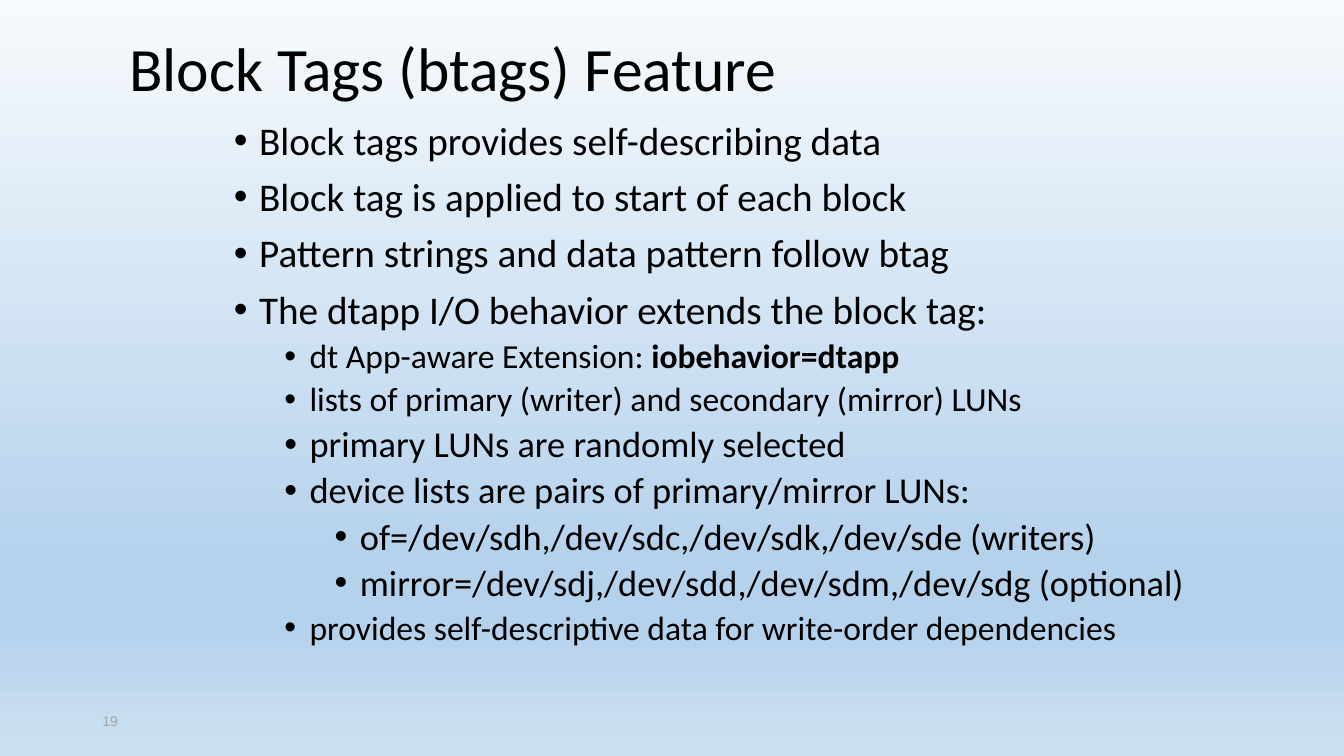
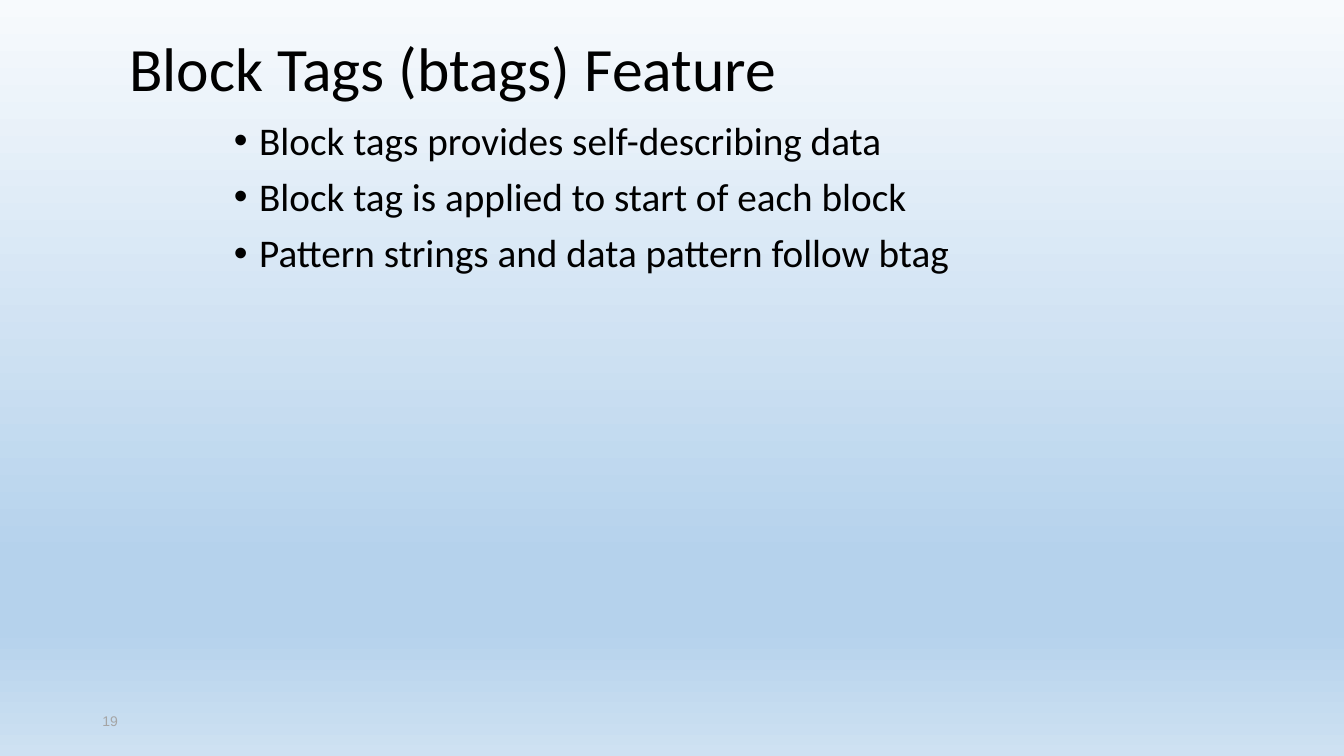
Before and after one commit to RobinTMiller/dt, a slide deck: slide 19 of Documentation/DT-Overview-2016.pptx. Drawn at 1344x756 pixels with LibreOffice and Linux fonts; fonts in the diff are those of the drawing. Boxes give left, top, right and bottom in pixels: in the first picture for what was removed or moved away, otherwise in the second. Text is boxed around its words. In the diff, an @@ line names an element or a change of style, - is before the commit and + after.

```diff
--- a/Documentation/DT-Overview-2016.pptx
+++ b/Documentation/DT-Overview-2016.pptx
@@ text at (259, 296, 1184, 646): paragraphs removed @@
-• The dtapp I/O behavior extends the block tag:
-  • dt App-aware Extension: iobehavior=dtapp
-  • lists of primary (writer) and secondary (mirror) LUNs
-  • primary LUNs are randomly selected
-  • device lists are pairs of primary/mirror LUNs:
-    • of=/dev/sdh,/dev/sdc,/dev/sdk,/dev/sde (writers)
-    • mirror=/dev/sdj,/dev/sdd,/dev/sdm,/dev/sdg (optional)
-  • provides self-descriptive data for write-order dependencies
```
Also in this commit, not shown: 49 other slides changed, 3 other files.
